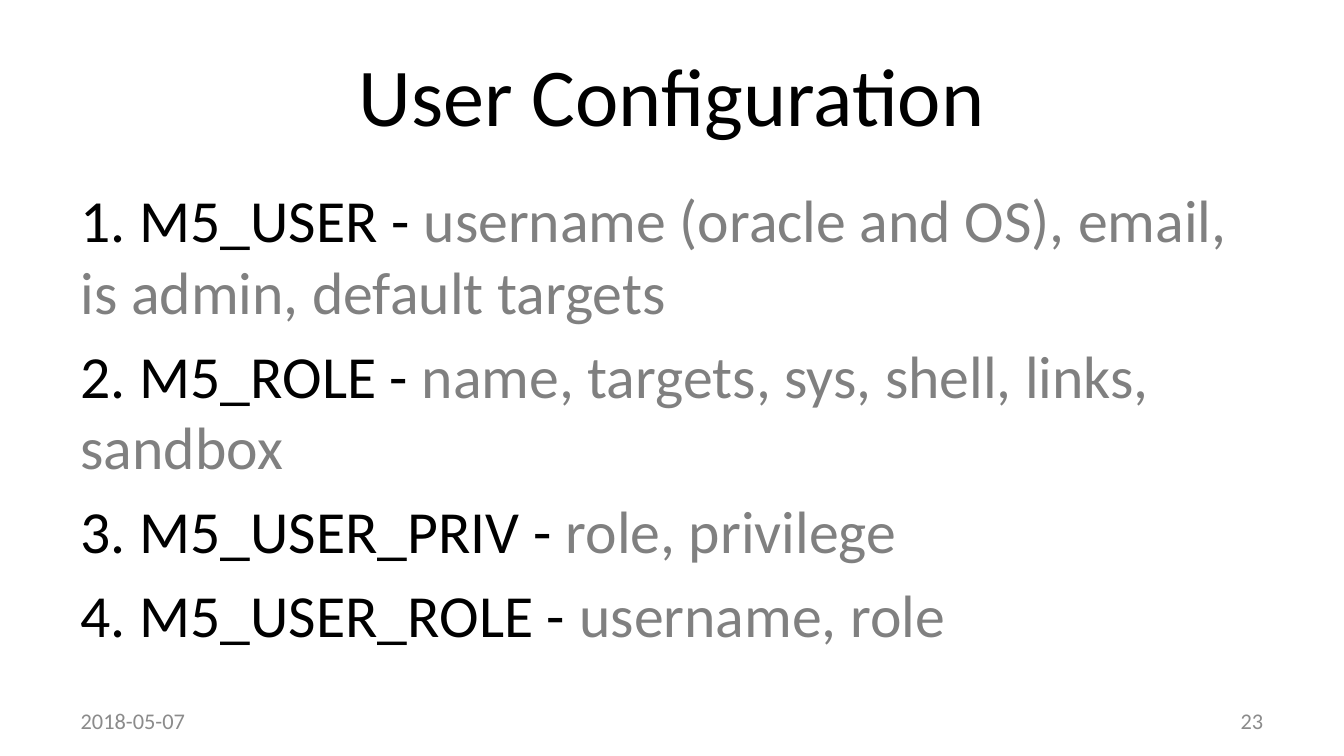
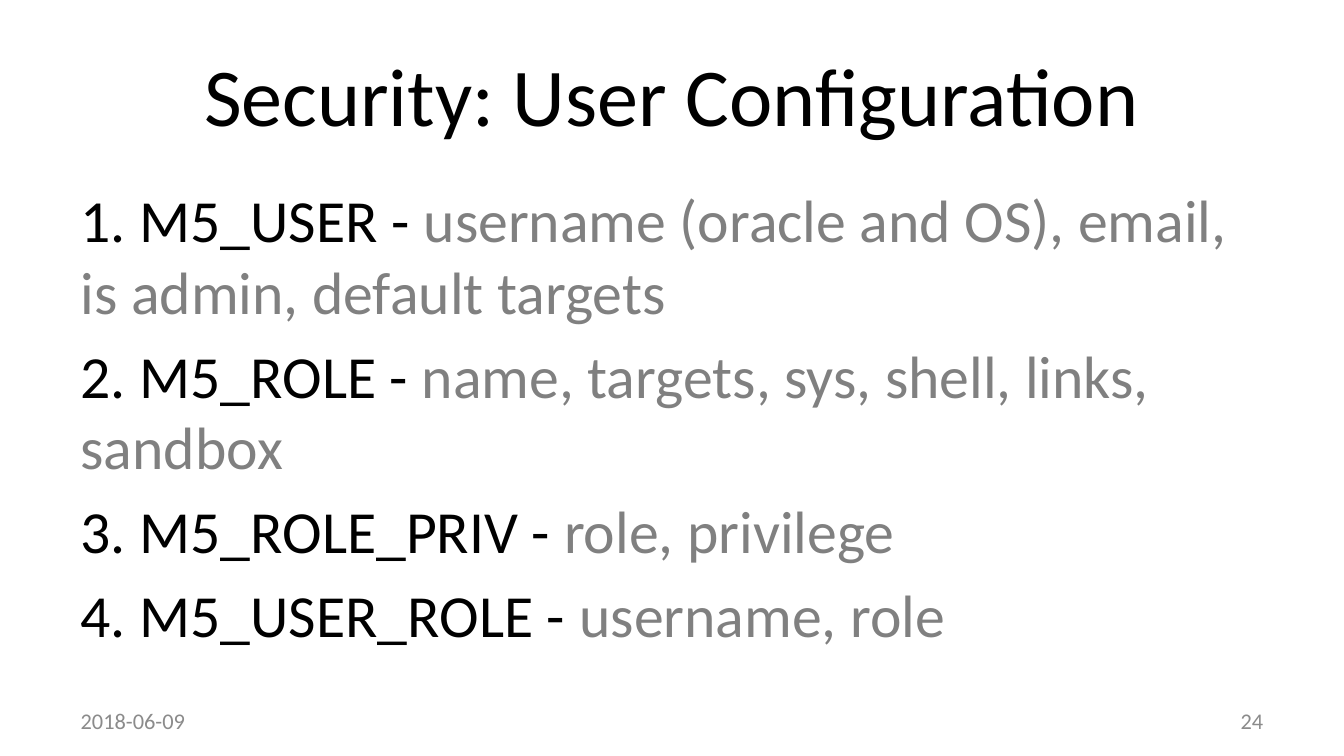
Before and after one commit to method5/method5.github.io, a slide deck: slide 24 of presentations/Method5 Remote Execution - KSCOPE 18 Jon Heller.pptx (slide 23 before the commit). Drawn at 1344x756 pixels with LibreOffice and Linux fonts; fonts in the diff are those of the drawing; background and template pictures are left out. Boxes give left, top, right and bottom in pixels: in the first picture for what was removed or moved away, otherwise in the second. Text is boxed around its words. In the diff, an @@ line names an element or a change of style, - is before the commit and + after.

```diff
--- a/presentations/Method5 Remote Execution - KSCOPE 18 Jon Heller.pptx
+++ b/presentations/Method5 Remote Execution - KSCOPE 18 Jon Heller.pptx
@@ title at [204,69,1138,140]: text changed @@
-User Configuration
+Security: User Configuration
@@ text at [81,511,894,563]: text changed @@
-3. M5_USER_PRIV - role, privilege
+3. M5_ROLE_PRIV - role, privilege
@@ text at [81,714,185,729]: text changed @@
-2018-05-07
+2018-06-09
@@ page number at [1241,714,1264,729]: text changed @@
-23
+24
```
Also in this commit, not shown: 22 other slides changed, 3 slides added, 2 slides removed.
